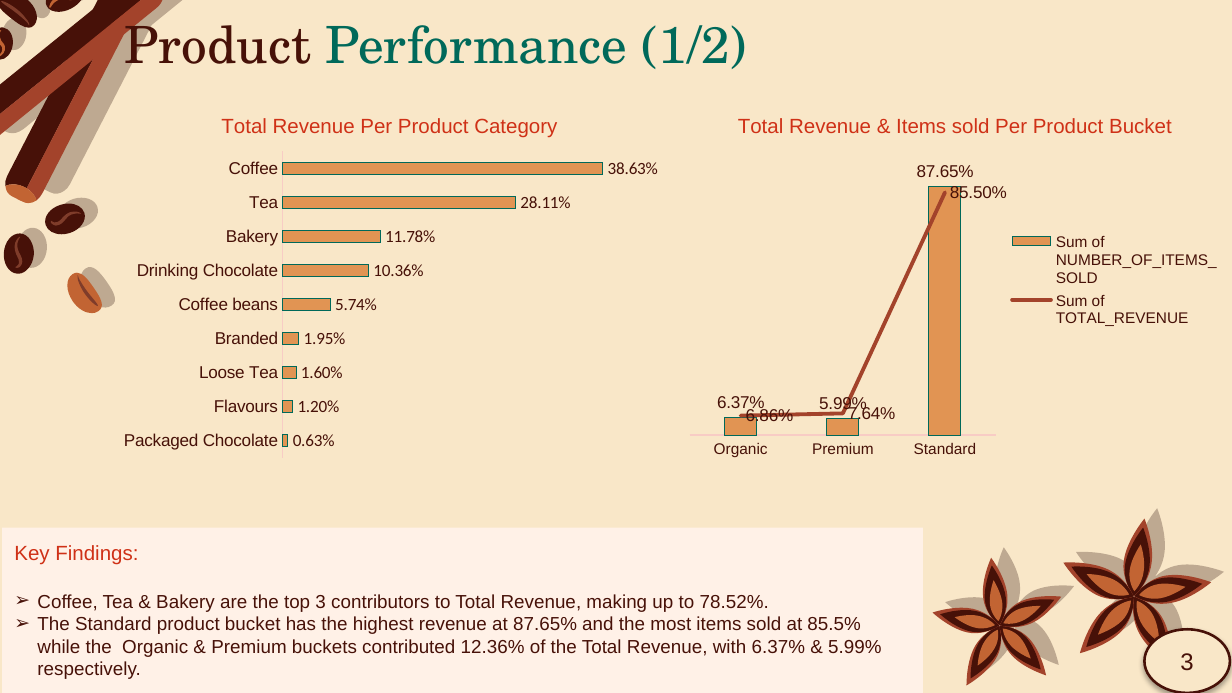
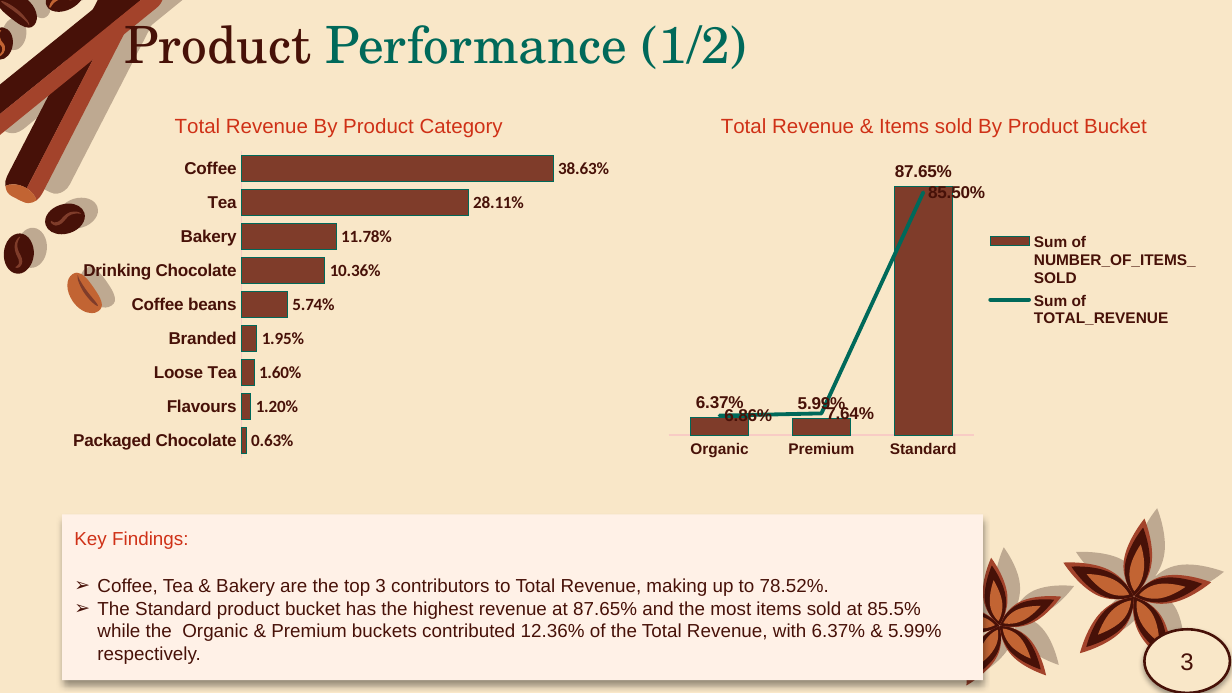
Before and after one commit to KeneilweG/BrightLight_Coffee_Shop_Sales_Case_Study1, a slide deck: slide 7 of Final Output File (Presentation(PowerPoint))/Coffee Shop Sales Presentation.pptx (slide 6 before the commit). Drawn at 1232x693 pixels with LibreOffice and Linux fonts; fonts in the diff are those of the drawing. Boxes give left, top, right and bottom in pixels: in the first picture for what was removed or moved away, otherwise in the second. Text is boxed around its words. In the diff, an @@ line names an element or a change of style, - is before the commit and + after.

Commit message:
Coffee Shop Presentation

```diff
--- a/Final Output File (Presentation(PowerPoint))/Coffee Shop Sales Presentation.pptx
+++ b/Final Output File (Presentation(PowerPoint))/Coffee Shop Sales Presentation.pptx
@@ bar chart at [62, 96, 616, 466] @@
@@ title "Total Revenue Per Product Category " to "Total Revenue By Product Category " @@
@@ colour of Series 1 #E19453 to #7F3C2A @@
@@ data labels of Series 1 changed @@
@@ category axis changed @@
@@ bar spacing changed @@
@@ bar chart: place and size @@
-bar chart at [113, 96, 668, 466]
+bar chart at [62, 96, 616, 466]
@@ column chart at [658, 96, 1211, 466] @@
@@ title "Total Revenue & Items sold Per Product Bucket " to "Total Revenue & Items sold By Product Bucket " @@
@@ colour of Sum of NUMBER_OF_ITEMS_SOLD #E19453 to #7F3C2A @@
@@ data labels of Sum of NUMBER_OF_ITEMS_SOLD changed @@
@@ colour of Sum of TOTAL_REVENUE #A3432B to #00695A @@
@@ data labels of Sum of TOTAL_REVENUE changed @@
@@ legend changed @@
@@ category axis changed @@
@@ bar spacing changed @@
@@ column chart: place and size @@
-column chart at [679, 96, 1232, 466]
+column chart at [658, 96, 1211, 466]
@@ title removed at [382, 264, 439, 276] @@
-01
@@ subtitle "Key Findings:": place and size @@
-subtitle "Key Findings:" at [2, 527, 923, 693]
+subtitle "Key Findings:" at [62, 514, 982, 680]
@@ subtitle "Key Findings:" at [62, 514, 982, 680]: shadow on @@
@@ subtitle at [74, 531, 188, 549]: size 12 to 11 pt in "Key Findings:" @@
```
Also in this commit, not shown: 8 other slides changed, 1 slide added.
